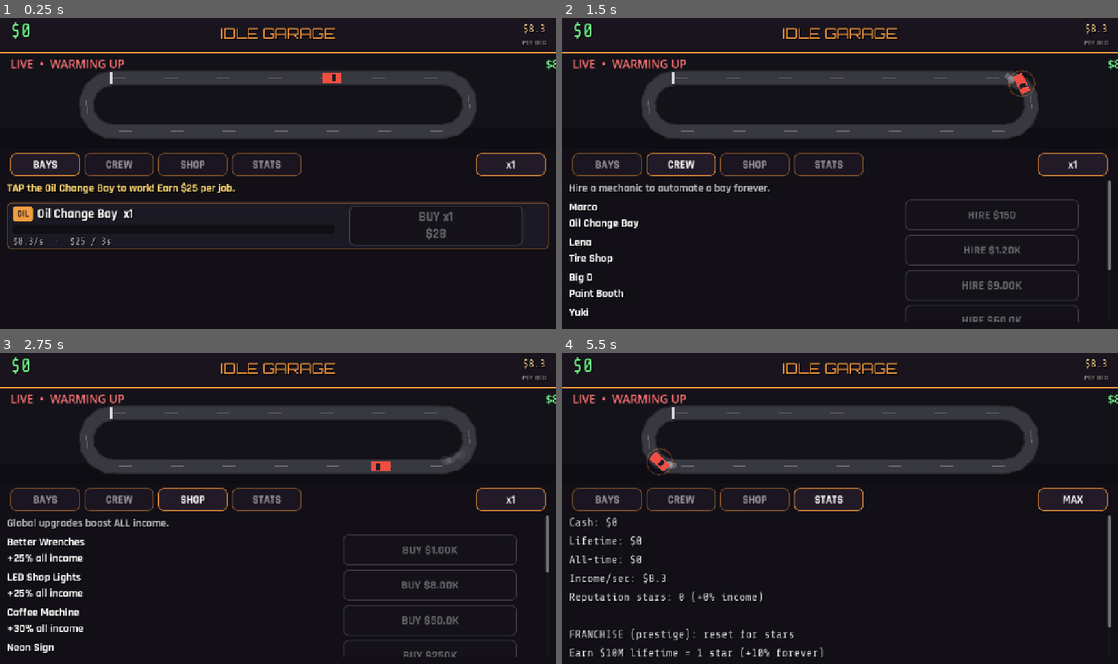
Above: before the commit, frames 1-4 (two rows, left to right).
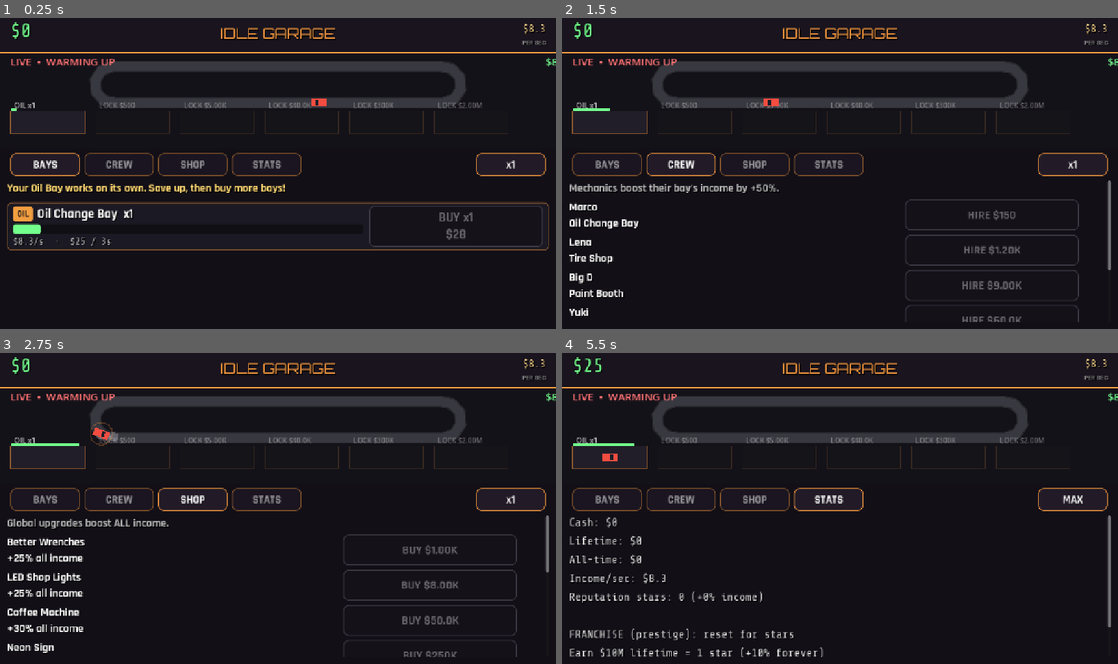
Above: after the commit, the same moments.

Repository: Thefreatbandz/idle-garage
Game: Godot game, scene res://scenes/main.tscn
The game is run twice, just before and just after one commit, with the same random seed, the same clock (stepped at 60 frames per second) and the same inputs.
Inputs:
- Up to frame 1 (0.25 s): no input
- Up to frame 2 (1.5 s): click "BAYS" at 0.5 s; click "CREW" at 1.25 s
- Up to frame 3 (2.75 s): click "SHOP" at 2 s
- Up to frame 4 (5.5 s): click "STATS" at 2.75 s; click "x1" at 3.5 s; click "x10" at 4.25 s; click "x100" at 5 s

The runs differ from the first frame. In frame 1, 13% of the frame differs, in the area x 1-100%, y 12-75%; in frame 2, 11%; in frame 3, 10%; in frame 4, 11%.

Commit message:
v3: true auto-idle, bays in preview with service cycle, scroll fix, crew=+50%

Diff:
--- a/scripts/main.gd
+++ b/scripts/main.gd
@@ -8,7 +8,6 @@
 var total_earned := 0.0  # all-time (for achievements)
 var owned := [1, 0, 0, 0, 0, 0]  # per generator (start with 1 oil bay!)
 var progress := [0.0, 0.0, 0.0, 0.0, 0.0, 0.0]  # 0..1 bar progress
-var running := [false, false, false, false, false, false]  # bar active
 var mechanics := [false, false, false, false, false, false]
 var upgrades_bought := []  # indices into Economy.UPGRADES
 var stars := 0  # prestige: reputation stars
@@ -41,18 +40,13 @@
 			continue
 		var g: Dictionary = Economy.GENERATORS[i]
 		var t: float = g["time"]
-		# auto-run if mechanic hired, else manual tap started it
-		if mechanics[i] and not running[i]:
-			running[i] = true
-		if running[i]:
-			progress[i] += dt / t
-			if progress[i] >= 1.0:
-				progress[i] = 0.0
-				var pay := Economy.payout_per_cycle(i, owned[i], gmult, pmult)
-				earn(pay)
-				_ui.float_text(i, pay)
-				if not mechanics[i]:
-					running[i] = false
+		# bays auto-run once owned — true idle, no tapping needed
+		progress[i] += dt / t
+		if progress[i] >= 1.0:
+			progress[i] = 0.0
+			var pay := Economy.payout_per_cycle(i, owned[i], gmult, pmult) * bay_mult(i)
+			earn(pay)
+			_ui.float_text(i, pay)
 	_ui.tick(dt)
 	# autosave every 15s
 	_save_t += dt
@@ -80,18 +74,17 @@
 func prestige_mult() -> float:
 	return 1.0 + float(stars) * 0.10
 
+func bay_mult(i: int) -> float:
+	# mechanic hired = +50% income for their bay
+	return 1.5 if mechanics[i] else 1.0
+
 func income_per_sec() -> float:
 	var total := 0.0
 	var gm := global_mult()
 	var pm := prestige_mult()
 	for i in range(6):
-		total += Economy.income_per_sec(i, owned[i], gm, pm)
+		total += Economy.income_per_sec(i, owned[i], gm, pm) * bay_mult(i)
 	return total
-
-func tap_generator(i: int) -> void:
-	if owned[i] > 0 and not running[i]:
-		running[i] = true
-		_ui.refresh_generators()
 
 func buy_generator(i: int) -> void:
 	var g: Dictionary = Economy.GENERATORS[i]
@@ -133,7 +126,6 @@
 	lifetime = 0.0
 	owned = [1, 0, 0, 0, 0, 0]
 	progress = [0.0, 0.0, 0.0, 0.0, 0.0, 0.0]
-	running = [false, false, false, false, false, false]
 	mechanics = [false, false, false, false, false, false]
 	upgrades_bought = []
 	_ui.refresh_all()
--- a/scripts/race_preview.gd
+++ b/scripts/race_preview.gd
@@ -1,100 +1,149 @@
 extends Control
-## Live drift preview: animated stadium track with cars drifting the corners.
-## Car count/speed scales with the player's income.
+## Live garage preview: drift track up top, service bays below.
+## Each owned generator gets a car that cycles: TRACK -> PULL IN -> SERVICE -> PULL OUT.
 
 var game  # main.gd
 
-# stadium track geometry
+# track geometry (top area)
 var _cx := 640.0
-var _cy := 118.0
-var _straight := 380.0  # half-length of straight
-var _radius := 62.0
+var _cy := 72.0
+var _straight := 380.0
+var _radius := 42.0
 var _perimeter := 0.0
 
-var _cars := []  # {t, speed, color, drift}
-var _smokes := []  # {pos, life, max_life, size}
+# bays (bottom area)
+const BAY_Y := 158.0
+const BAY_W := 170.0
+const BAY_H := 52.0
+
+var _cars := []  # per generator: {mode, track_t, speed, color, bay_t, service_t, pos}
+var _smokes := []
+var _coins := []  # {pos, life}
 var _time := 0.0
 
 const CAR_COLORS := [
 	Color(0.95, 0.30, 0.25), Color(0.25, 0.55, 0.95), Color(0.95, 0.75, 0.25),
 	Color(0.35, 0.90, 0.45), Color(0.90, 0.40, 0.80), Color(0.85, 0.85, 0.88),
 ]
-const STATUS := ["WARMING UP", "DRIFTING", "TANDEM DRIFT", "FULL SEND"]
+const BAY_NAMES := ["OIL", "TIRE", "PAINT", "TUNE", "ENGINE", "DRIFT"]
+
+# car modes
+const M_TRACK := 0
+const M_TO_BAY := 1
+const M_BAY := 2
+const M_TO_TRACK := 3
 
 func _ready() -> void:
 	_perimeter = 4.0 * _straight + 2.0 * PI * _radius
-	# spawn cars over time as generators unlock
 	mouse_filter = Control.MOUSE_FILTER_IGNORE
+	for i in range(6):
+		_cars.append({
+			"mode": M_TRACK, "track_t": randf(),
+			"speed": 0.10 + randf() * 0.04,
+			"color": CAR_COLORS[i],
+			"bay_t": 0.0, "service_t": 0.0,
+			"pos": Vector2.ZERO, "angle": 0.0,
+		})
+
+func _bay_pos(i: int) -> Vector2:
+	return Vector2(110.0 + i * 195.0, BAY_Y)
 
 func _process(dt: float) -> void:
 	_time += dt
-	# desired car count = number of unlocked generators (min 1)
-	var want := 1
-	if game:
-		for i in range(6):
-			var g: Dictionary = Economy.GENERATORS[i]
-			if game.lifetime >= float(g["unlock"]) or game.owned[i] > 0:
-				want = i + 1
-	want = mini(want, 6)
-	while _cars.size() < want:
-		_cars.append({
-			"t": randf(),
-			"speed": 0.10 + randf() * 0.04,
-			"color": CAR_COLORS[_cars.size() % CAR_COLORS.size()],
-			"drift": 0.0,
-		})
-	# speed scales slightly with income (more money = faster)
 	var boost := 1.0
 	if game:
 		boost = 1.0 + minf(game.income_per_sec() / 5000.0, 1.5)
-	for c in _cars:
-		c["t"] = fmod(float(c["t"]) + float(c["speed"]) * boost * dt, 1.0)
-	# smoke particles
+	for i in range(6):
+		var c: Dictionary = _cars[i]
+		var owned := int(game.owned[i]) if game else 0
+		if owned <= 0:
+			continue
+		match int(c["mode"]):
+			M_TRACK:
+				c["track_t"] = fmod(float(c["track_t"]) + float(c["speed"]) * boost * dt, 1.0)
+				c["pos"] = _track_pos(float(c["track_t"]))
+				c["angle"] = _track_angle(float(c["track_t"]))
+				# randomly decide to pull in for service
+				if randf() < dt * 0.15:
+					c["mode"] = M_TO_BAY
+					c["bay_t"] = 0.0
+				# drift smoke
+				if _in_drift_zone(float(c["track_t"])) and randf() < 0.4:
+					_spawn_smoke(c["pos"])
+			M_TO_BAY:
+				c["bay_t"] = float(c["bay_t"]) + dt * 1.5
+				var bp := _bay_pos(i)
+				var tp: Vector2 = c["pos"]
+				c["pos"] = tp.lerp(bp, minf(float(c["bay_t"]), 1.0))
+				if float(c["bay_t"]) >= 1.0:
+					c["mode"] = M_BAY
+					c["service_t"] = 0.0
+			M_BAY:
+				c["service_t"] = float(c["service_t"]) + dt
+				c["pos"] = _bay_pos(i) + Vector2(0, sin(_time * 10.0 + i) * 2.0)
+				c["angle"] = lerpf(float(c["angle"]), 0.0, dt * 5.0)
+				# service sparks
+				if randf() < dt * 8.0:
+					_spawn_spark(c["pos"])
+				if float(c["service_t"]) > 2.5:
+					c["mode"] = M_TO_TRACK
+					c["bay_t"] = 0.0
+					# coin burst when service done = payout visual
+					_spawn_coins(_bay_pos(i))
+			M_TO_TRACK:
+				c["bay_t"] = float(c["bay_t"]) + dt * 1.5
+				var bp2 := _bay_pos(i)
+				# rejoin at nearest track point (just use t=0 area)
+				var target := _track_pos(float(c["track_t"]))
+				c["pos"] = (bp2 as Vector2).lerp(target, minf(float(c["bay_t"]), 1.0))
+				if float(c["bay_t"]) >= 1.0:
+					c["mode"] = M_TRACK
+	# particles
 	for s in _smokes:
 		s["life"] = float(s["life"]) - dt
-		s["pos"] = (s["pos"] as Vector2) + Vector2(0, -18) * dt
+		s["pos"] = (s["pos"] as Vector2) + Vector2(0, -14) * dt
 	_smokes = _smokes.filter(func(s): return float(s["life"]) > 0.0)
-	# spawn smoke in drift zones
-	if _cars.size() > 0 and randf() < 0.5:
-		for c in _cars:
-			if _in_drift_zone(float(c["t"])):
-				var p := _track_pos(float(c["t"]))
-				_smokes.append({
-					"pos": p + Vector2(randf_range(-8, 8), randf_range(-4, 4)),
-					"life": 0.9, "max_life": 0.9, "size": randf_range(6, 12),
-				})
-				if _smokes.size() > 60:
-					_smokes.pop_front()
+	for cn in _coins:
+		cn["life"] = float(cn["life"]) - dt
+		cn["pos"] = (cn["pos"] as Vector2) + Vector2(randf_range(-20, 20), -40) * dt
+	_coins = _coins.filter(func(cn): return float(cn["life"]) > 0.0)
+	if _smokes.size() > 60:
+		_smokes = _smokes.slice(_smokes.size() - 60)
 	queue_redraw()
 
+func _spawn_smoke(p: Vector2) -> void:
+	_smokes.append({"pos": p + Vector2(randf_range(-8, 8), 0), "life": 0.9, "max": 0.9, "size": randf_range(6, 12)})
+
+func _spawn_spark(p: Vector2) -> void:
+	_smokes.append({"pos": p + Vector2(randf_range(-14, 14), randf_range(-8, 8)), "life": 0.4, "max": 0.4, "size": randf_range(3, 5)})
+
+func _spawn_coins(p: Vector2) -> void:
+	for k in range(5):
+		_coins.append({"pos": p + Vector2(randf_range(-20, 20), 0), "life": 1.0, "max": 1.0})
+
 func _in_drift_zone(t: float) -> bool:
-	# drift zones = the two semicircles
 	var d := t * _perimeter
-	var s1_end := 2.0 * _straight
-	var curve_end := s1_end + PI * _radius
-	var s2_end := curve_end + 2.0 * _straight
-	return (d > s1_end and d < curve_end) or (d > s2_end)
+	var s1 := 2.0 * _straight
+	var ce := s1 + PI * _radius
+	var s2 := ce + 2.0 * _straight
+	return (d > s1 and d < ce) or (d > s2)
 
 func _track_pos(t: float) -> Vector2:
 	var d := t * _perimeter
-	var s := 2.0 * _straight  # each straight is 2*half
+	var s := 2.0 * _straight
 	var c := PI * _radius
-	# top straight: left -> right
 	if d < s:
 		return Vector2(_cx - _straight + d, _cy - _radius)
 	d -= s
-	# right curve
 	if d < c:
-		var a := d / _radius  # 0..PI
+		var a := d / _radius
 		return Vector2(_cx + _straight + _radius * sin(a), _cy - _radius * cos(a))
 	d -= c
-	# bottom straight: right -> left
 	if d < s:
 		return Vector2(_cx + _straight - d, _cy + _radius)
 	d -= s
-	# left curve
-	var a := d / _radius
-	return Vector2(_cx - _straight - _radius * sin(a), _cy + _radius * cos(a))
+	var a2 := d / _radius
+	return Vector2(_cx - _straight - _radius * sin(a2), _cy + _radius * cos(a2))
 
 func _track_angle(t: float) -> float:
 	var d := t * _perimeter
@@ -113,63 +162,92 @@
 
 func _draw() -> void:
 	var w := size.x
-	# backdrop gradient feel: two rects
 	draw_rect(Rect2(0, 0, w, size.y), Color(0.08, 0.07, 0.10))
-	draw_rect(Rect2(0, size.y - 46, w, 46), Color(0.06, 0.05, 0.08))
-	# track: wide dark ring (draw thick polyline loop)
+	# track
 	var pts := PackedVector2Array()
 	var n := 64
 	for i in range(n + 1):
 		pts.append(_track_pos(float(i) / float(n)))
-	draw_polyline(pts, Color(0.16, 0.16, 0.18), 34.0, true)
-	draw_polyline(pts, Color(0.22, 0.22, 0.25), 28.0, true)
-	# center line dashes
-	var dash := PackedVector2Array()
-	for i in range(0, n, 4):
-		dash.append(_track_pos(float(i) / float(n)))
-		dash.append(_track_pos(float(i + 1) / float(n)))
-	if dash.size() > 1:
-		draw_multiline(dash, Color(1, 1, 1, 0.25), 2.0)
-	# start/finish line
-	var sf := _track_pos(0.0)
-	draw_line(sf + Vector2(-4, -14), sf + Vector2(-4, 14), Color(1, 1, 1, 0.8), 4.0)
-	# smoke (behind cars)
+	draw_polyline(pts, Color(0.16, 0.16, 0.18), 26.0, true)
+	draw_polyline(pts, Color(0.22, 0.22, 0.25), 20.0, true)
+	# bays
+	if game:
+		for i in range(6):
+			var bp := _bay_pos(i)
+			var owned := int(game.owned[i])
+			var g: Dictionary = Economy.GENERATORS[i]
+			# stall
+			var rect := Rect2(bp - Vector2(BAY_W / 2, BAY_H / 2), Vector2(BAY_W, BAY_H))
+			var col := Color(0.13, 0.12, 0.16) if owned > 0 else Color(0.08, 0.08, 0.10)
+			draw_rect(rect, col)
+			draw_rect(rect, Color(1.0, 0.62, 0.25, 0.5 if owned > 0 else 0.15), false, 2.0)
+			# label
+			var lbl: String = BAY_NAMES[i]
+			if owned > 0:
+				lbl += " x%d" % owned
+			else:
+				var unl: float = g["unlock"]
+				if unl > 0:
+					lbl = "LOCK $%s" % BigNum.fmt(unl)
+			draw_string(ThemeDB.fallback_font, bp + Vector2(-BAY_W / 2 + 8, -BAY_H / 2 - 6),
+				lbl, HORIZONTAL_ALIGNMENT_LEFT, -1, 16, Color(1, 1, 1, 0.75 if owned > 0 else 0.35))
+			# working glow (progress)
+			if owned > 0:
+				var pr: float = game.progress[i]
+				draw_rect(Rect2(bp - Vector2(BAY_W / 2, BAY_H / 2 + 4), Vector2(BAY_W * pr, 3)),
+					Color(0.45, 1.0, 0.55))
+	# smoke/sparks
 	for s in _smokes:
-		var a: float = float(s["life"]) / float(s["max_life"])
-		draw_circle(s["pos"], float(s["size"]) * (1.2 - a * 0.4), Color(0.8, 0.8, 0.85, a * 0.35))
+		var a: float = float(s["life"]) / float(s["max"])
+		draw_circle(s["pos"], float(s["size"]), Color(0.8, 0.8, 0.85, a * 0.35))
+	# coins
+	for cn in _coins:
+		var ca: float = float(cn["life"]) / float(cn["max"])
+		draw_circle(cn["pos"], 5.0, Color(1.0, 0.85, 0.30, ca))
 	# cars
-	for c in _cars:
-		_draw_car(_track_pos(float(c["t"])), _track_angle(float(c["t"])),
-			_in_drift_zone(float(c["t"])), c["color"])
-	# status text
-	var laps := int(_time / 8.0)
-	var st: String = STATUS[mini(_cars.size() - 1, 3)] if _cars.size() > 0 else STATUS[0]
+	if game:
+		for i in range(6):
+			if int(game.owned[i]) <= 0:
+				continue
+			var c: Dictionary = _cars[i]
+			var drifting := int(c["mode"]) == M_TRACK and _in_drift_zone(float(c["track_t"]))
+			_draw_car(c["pos"], float(c["angle"]), drifting, c["color"])
+	# status
+	var st := "WARMING UP"
+	var nowned := 0
+	if game:
+		for i in range(6):
+			if int(game.owned[i]) > 0:
+				nowned += 1
+	if nowned >= 6:
+		st = "FULL SEND"
+	elif nowned >= 3:
+		st = "TANDEM DRIFT"
+	elif nowned >= 2:
+		st = "DRIFTING"
 	var ips := "$0/s"
 	if game:
 		ips = "$%s/s" % BigNum.fmt(game.income_per_sec())
-	draw_string(ThemeDB.fallback_font, Vector2(24, 34), "LIVE  •  %s" % st,
-		HORIZONTAL_ALIGNMENT_LEFT, -1, 26, Color(1.0, 0.45, 0.45))
-	draw_string(ThemeDB.fallback_font, Vector2(w - 24, 34), ips,
-		HORIZONTAL_ALIGNMENT_RIGHT, -1, 26, Color(0.45, 1.0, 0.55))
+	draw_string(ThemeDB.fallback_font, Vector2(24, 28), "LIVE  •  %s" % st,
+		HORIZONTAL_ALIGNMENT_LEFT, -1, 24, Color(1.0, 0.45, 0.45))
+	draw_string(ThemeDB.fallback_font, Vector2(w - 24, 28), ips,
+		HORIZONTAL_ALIGNMENT_RIGHT, -1, 24, Color(0.45, 1.0, 0.55))
 
 func _draw_car(p: Vector2, angle: float, drifting: bool, col: Color) -> void:
-	# car as rotated rect with windshield; extra yaw when drifting
 	var yaw := angle + (0.45 if drifting else 0.0)
 	var dir := Vector2(cos(yaw), sin(yaw))
 	var perp := Vector2(-dir.y, dir.x)
-	var l := 22.0
-	var wd := 11.0
+	var l := 18.0
+	var wd := 9.0
 	var body := PackedVector2Array([
 		p + dir * l - perp * wd, p + dir * l + perp * wd,
 		p - dir * l + perp * wd, p - dir * l - perp * wd,
 	])
 	draw_colored_polygon(body, col)
-	# windshield
 	var ws := PackedVector2Array([
 		p + dir * l * 0.45 - perp * wd * 0.7, p + dir * l * 0.45 + perp * wd * 0.7,
 		p + dir * l * 0.05 + perp * wd * 0.7, p + dir * l * 0.05 - perp * wd * 0.7,
 	])
 	draw_colored_polygon(ws, Color(0.1, 0.12, 0.16))
-	# drift glow
 	if drifting:
-		draw_arc(p, 30.0, 0, TAU, 16, Color(1.0, 0.6, 0.2, 0.25), 3.0)
+		draw_arc(p, 26.0, 0, TAU, 16, Color(1.0, 0.6, 0.2, 0.25), 3.0)
--- a/scripts/ui.gd
+++ b/scripts/ui.gd
@@ -164,21 +164,13 @@
 		hb.add_theme_constant_override("separation", 14)
 		card.add_child(hb)
 		var g: Dictionary = Economy.GENERATORS[i]
-		# tap area (left): icon + name + progress
-		var tap := Button.new()
-		tap.custom_minimum_size = Vector2(760, 92)
-		tap.focus_mode = Control.FOCUS_NONE
-		var tbs := StyleBoxFlat.new()
-		tbs.bg_color = Color(0, 0, 0, 0)
-		tap.add_theme_stylebox_override("normal", tbs)
-		tap.add_theme_stylebox_override("hover", tbs)
-		tap.add_theme_stylebox_override("pressed", tbs)
-		tap.add_theme_stylebox_override("focus", StyleBoxEmpty.new())
-		var idx := i
-		tap.pressed.connect(func(): game.tap_generator(idx))
+		# info area (left): badge + name + progress — NOT a button anymore,
+		# so scroll-drag works everywhere except the BUY button
 		var tvb := VBoxContainer.new()
+		tvb.custom_minimum_size = Vector2(760, 92)
 		tvb.mouse_filter = Control.MOUSE_FILTER_IGNORE
-		tap.add_child(tvb)
+		tvb.size_flags_horizontal = Control.SIZE_EXPAND_FILL
+		hb.add_child(tvb)
 		var name_hb := HBoxContainer.new()
 		name_hb.mouse_filter = Control.MOUSE_FILTER_IGNORE
 		name_hb.add_theme_constant_override("separation", 10)
@@ -219,16 +211,16 @@
 		var info_l := _label("", 22, Vector2(0, 0), FONT_MONO, Color(1, 1, 1, 0.7))
 		info_l.mouse_filter = Control.MOUSE_FILTER_IGNORE
 		tvb.add_child(info_l)
-		hb.add_child(tap)
 		# buy button (right)
 		var buy := _button("BUY", Vector2(0, 0), Vector2(400, 92), 30)
 		buy.size_flags_vertical = Control.SIZE_EXPAND_FILL
 		# reparent buy into hb (was added to self by _button)
 		remove_child(buy)
 		hb.add_child(buy)
+		var idx := i
 		buy.pressed.connect(func(): game.buy_generator(idx))
 		vb.add_child(card)
-		_cards.append({"tap": tap, "bar": bar, "info": info_l, "buy": buy, "card": card, "name": name_l})
+		_cards.append({"bar": bar, "info": info_l, "buy": buy, "card": card, "name": name_l})
 
 func _build_crew_panel() -> void:
 	var p: ScrollContainer = _panels[1]
@@ -236,7 +228,7 @@
 	vb.size_flags_horizontal = Control.SIZE_EXPAND_FILL
 	vb.add_theme_constant_override("separation", 10)
 	p.add_child(vb)
-	var hint := _label("Hire a mechanic to automate a bay forever.", 26, Vector2(0, 0), FONT_HUD, Color(1, 1, 1, 0.7))
+	var hint := _label("Mechanics boost their bay's income by +50%.", 26, Vector2(0, 0), FONT_HUD, Color(1, 1, 1, 0.7))
 	vb.add_child(hint)
 	for i in range(6):
 		var g: Dictionary = Economy.GENERATORS[i]
@@ -416,9 +408,9 @@
 		return
 	# contextual tutorial: guide the first 5 minutes
 	if game.owned[0] <= 1 and game.cash < 50.0 and not game.mechanics[0]:
-		_hint_label.text = "TAP the Oil Change Bay to work! Earn $25 per job."
+		_hint_label.text = "Your Oil Bay works on its own. Save up, then buy more bays!"
 	elif not game.mechanics[0] and game.cash >= 150.0:
-		_hint_label.text = "Hire MARCO in the CREW tab — he'll work the bay for you, forever."
+		_hint_label.text = "Hire MARCO in the CREW tab — +50% Oil Bay income."
 	elif game.owned[1] == 0 and game.lifetime >= 500.0:
 		_hint_label.text = "Tire Shop unlocked! Buy it for bigger payouts."
 	elif game.income_per_sec() > 0 and game.upgrades_bought.is_empty() and game.cash >= 1000.0:
Not shown, changed: build/web/index.html
Not shown, changed: build/web/index.pck
Not shown, changed: docs/index.html
Not shown, changed: docs/index.pck
